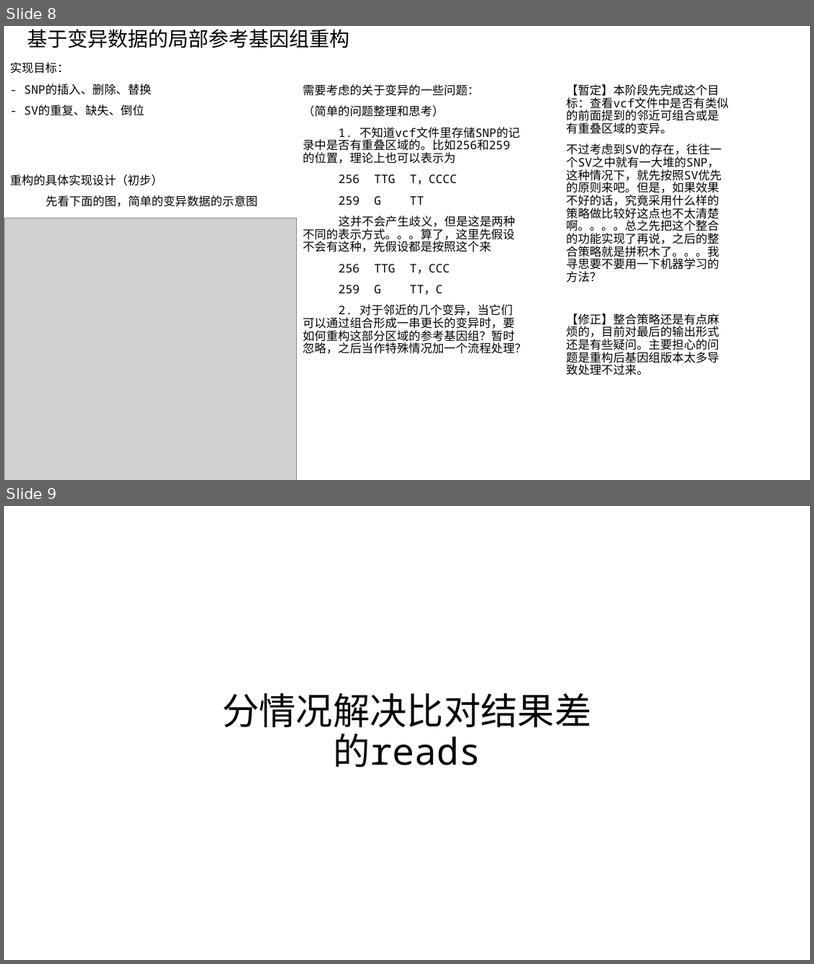
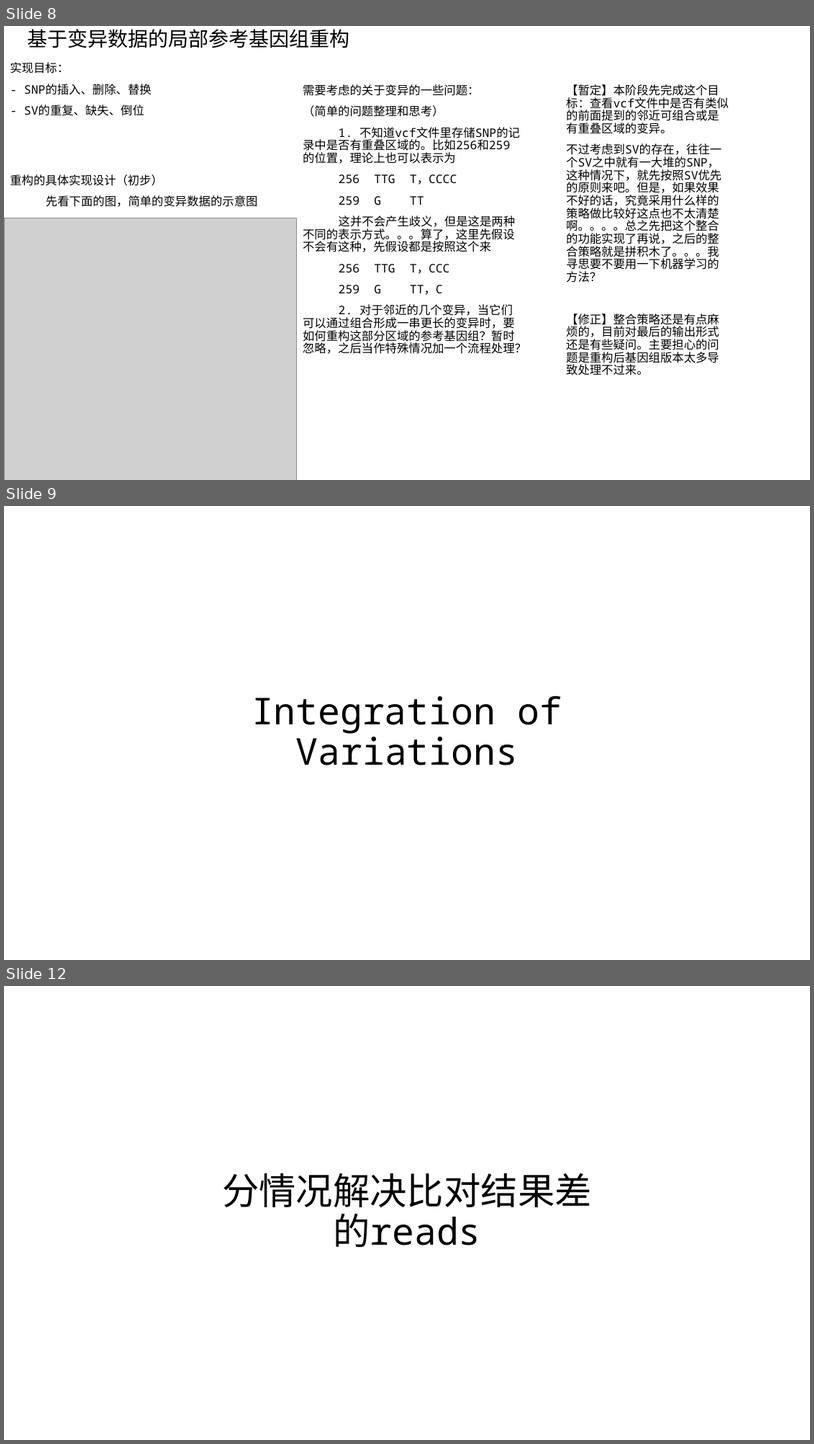
Before and after one commit to AtoshDustosh/thesis-project, a slide deck: THE_project/design/project design.pptx. Shown one above the other, each under a label of ours: slides 8 and 9 before the commit, slides 8, 9 and 12 after it; the slides between them are not shown. The pictures are 814x964 and 814x1444 pixels, drawn with LibreOffice and Linux fonts; fonts in the diff are those of the drawing; grey boxes stand for pictures. Boxes give left, top, right and bottom in pixels: in the first picture for what was removed or moved away, otherwise in the second. Text is boxed around its words. In the diff, an @@ line names an element or a change of style, - is before the commit and + after.

```diff
--- a/THE_project/design/project design.pptx
+++ b/THE_project/design/project design.pptx
@@ slide 9 added at bbox=[4, 506, 810, 960], background #FFFFFF @@
@@ title added at bbox=[252, 695, 563, 765], 44 pt, text #000000 @@
+Integration of Variations
@@ what was slide 9 is now slide 12 @@
```
Also in this commit, not shown: 2 other slides added, 14 other files.
